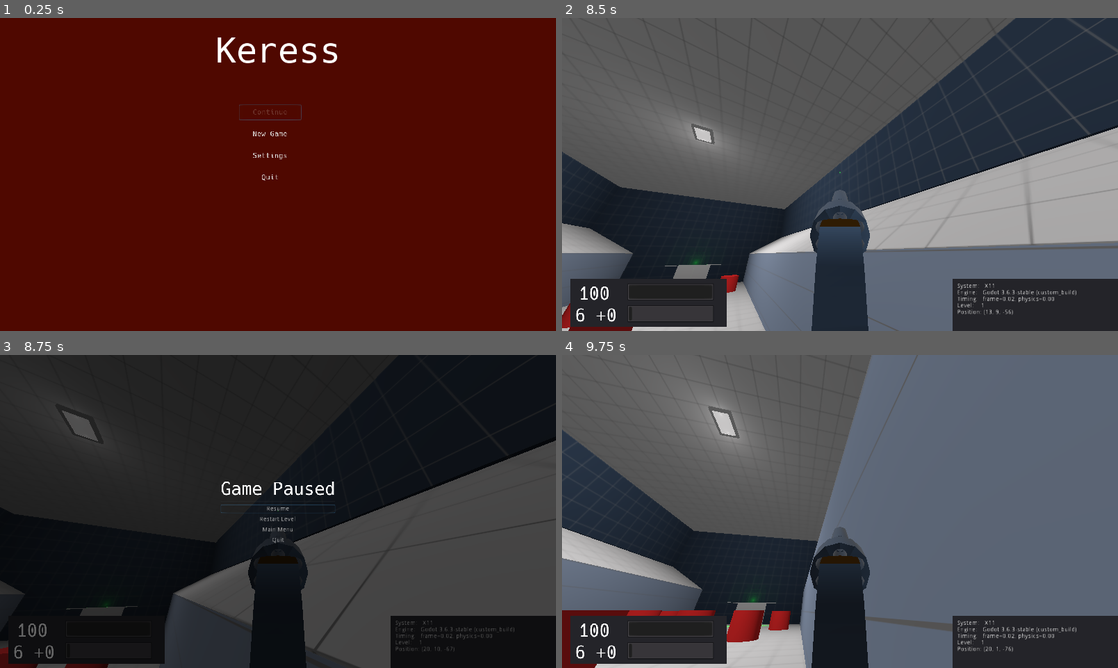
Above: before the commit, frames 1-4 (two rows, left to right).
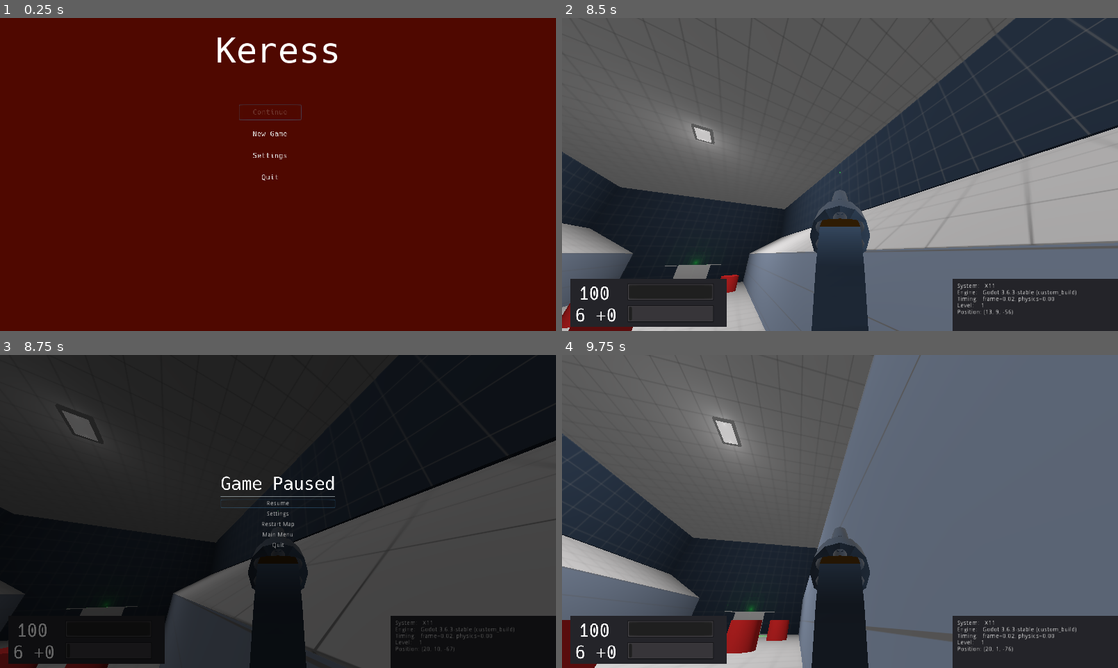
Above: after the commit, the same moments.

Repository: duckinator/keress
Game: Godot game, scene res://menus/MainMenu.tscn
Same seed, same stepped clock (60 frames per second), same inputs: the game is played once before the commit and once after it.
Inputs (mouse positions are in pixels of both pictures, inside the frame that each line leads up to):
- Up to frame 1 (0.25 s): no input
- Up to frame 2 (8.5 s): click "Settings" at 0.5 s; click "New Game" at 1.25 s; click "New Game" at 2 s; click "V-Sync" at 2.75 s; click "Debug Mode" at 3.5 s; click "< Back" at 4.25 s; tap Enter (ui_accept) every 0.75 s from 5 to 7.25 s; move the mouse to (962, 158) at 5.02 s; press the mouse at (962, 158) at 5.03 s; hold D (movement_right) 5.03-5.78 s; tap Space (movement_jump) at 5.27, 6.02, 7.52, 8.27 s; move the mouse to (728, 190) at 5.77 s; release the mouse at (728, 190) at 5.78 s; hold S (movement_backward) 5.78-6.53 s; right-click (728, 190) at 5.85 s; move the mouse to (895, 105) at 6.52 s; hold D (movement_right) 6.53-7.28 s; tap Shift (movement_crouch) at 6.6 s; move the mouse to (812, 237) at 7.27 s; hold W (movement_forward) from 7.28 s (still down); tap Tab (quick_switch_item) at 7.35 s; click (812, 237) at 7.42 s; move the mouse to (878, 177) at 8.02 s; hold 1 from 8.03 s (still down)
- Up to frame 3 (8.75 s): keep holding W (movement_forward); keep holding 1; tap Escape (ui_cancel) at 8.65 s
- Up to frame 4 (9.75 s): release W (movement_forward) at 8.75 s; release 1 at 8.75 s; click "Restart Level" (after the commit: "Restart Map") at 8.75 s; tap Enter (ui_accept) at 9.5 s; move the mouse to (795, 508) at 9.52 s; hold W (movement_forward) from 9.53 s (still down); tap 2 at 9.6 s

Frames 1-2 are identical in both runs. In frame 3, 0.8% of the frame differs, in the area x 39-61%, y 38-62%; in frame 4, 5.0%, in the area x 0-71%, y 0-100%.

Commit message:
You can now access settings from the pause menu

Diff:
--- a/src/Game.gd
+++ b/src/Game.gd
@@ -69,7 +69,9 @@
 func pause():
 	popup = PAUSE_SCENE.instance()
 	var vbox = popup.get_node("CenterContainer/VBoxContainer")
+	var settings = popup.get_node("Settings")
 	vbox.get_node("Resume_Button").connect("pressed", self, "resume")
+	vbox.get_node("Settings_Button").connect("pressed", self, "show_settings", [settings])
 	vbox.get_node("Reload_Button").connect("pressed", self, "restart_level")
 	vbox.get_node("Menu_Button").connect("pressed", self, "main_menu")
 	vbox.get_node("Quit_Button").connect("pressed", self, "quit")
@@ -87,6 +89,9 @@
 	if popup != null:
 		popup.queue_free()
 		popup = null
+
+func show_settings(settings):
+	settings.activate()
 
 func restart_level():
 	resume()
--- a/src/overlays/Pause_Popup.tscn
+++ b/src/overlays/Pause_Popup.tscn
@@ -1,6 +1,7 @@
-[gd_scene load_steps=3 format=2]
+[gd_scene load_steps=4 format=2]
 
 [ext_resource path="res://fonts/hack/Hack-Regular.ttf" type="DynamicFontData" id=1]
+[ext_resource path="res://menus/SettingsMenu.tscn" type="PackedScene" id=2]
 
 [sub_resource type="DynamicFont" id=1]
 size = 40
@@ -17,9 +18,9 @@
 
 [node name="VBoxContainer" type="VBoxContainer" parent="CenterContainer"]
 margin_left = 508.0
-margin_top = 284.0
+margin_top = 272.0
 margin_right = 772.0
-margin_bottom = 436.0
+margin_bottom = 448.0
 
 [node name="Label" type="Label" parent="CenterContainer/VBoxContainer"]
 margin_right = 264.0
@@ -42,24 +43,35 @@
 text = "Resume"
 flat = true
 
-[node name="Reload_Button" type="Button" parent="CenterContainer/VBoxContainer"]
+[node name="Settings_Button" type="Button" parent="CenterContainer/VBoxContainer"]
 margin_top = 84.0
 margin_right = 264.0
 margin_bottom = 104.0
-text = "Restart Level"
+focus_neighbour_top = NodePath("../Quit_Button")
+text = "Settings"
+flat = true
+
+[node name="Reload_Button" type="Button" parent="CenterContainer/VBoxContainer"]
+margin_top = 108.0
+margin_right = 264.0
+margin_bottom = 128.0
+text = "Restart Map"
 flat = true
 
 [node name="Menu_Button" type="Button" parent="CenterContainer/VBoxContainer"]
-margin_top = 108.0
+margin_top = 132.0
 margin_right = 264.0
-margin_bottom = 128.0
+margin_bottom = 152.0
 text = "Main Menu"
 flat = true
 
 [node name="Quit_Button" type="Button" parent="CenterContainer/VBoxContainer"]
-margin_top = 132.0
+margin_top = 156.0
 margin_right = 264.0
-margin_bottom = 152.0
+margin_bottom = 176.0
 focus_neighbour_bottom = NodePath("../Resume_Button")
 text = "Quit"
 flat = true
+
+[node name="Settings" parent="." instance=ExtResource( 2 )]
+visible = false
